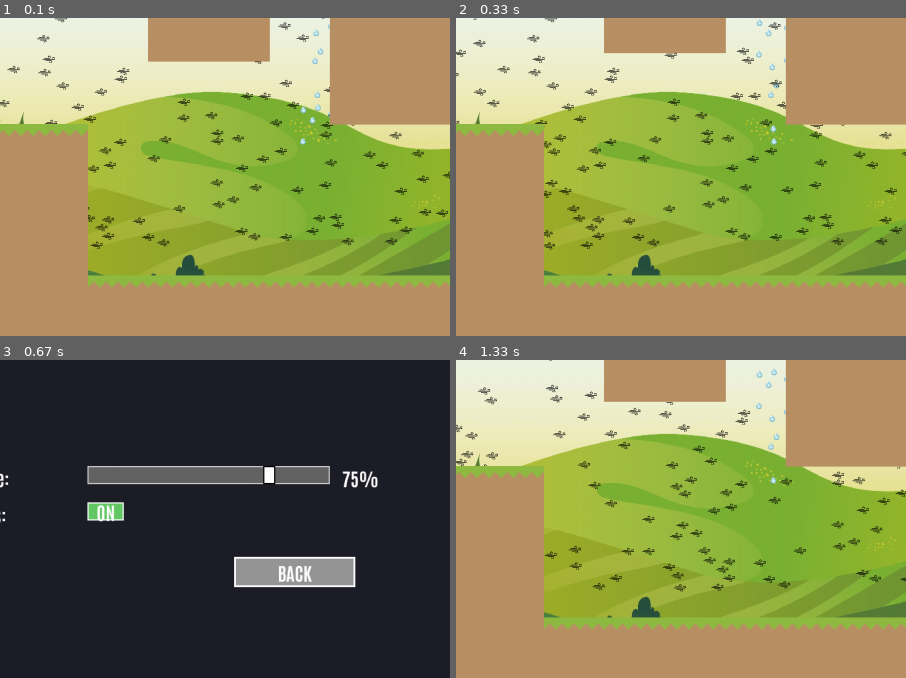
Above: before the commit, frames 1-4 (two rows, left to right).
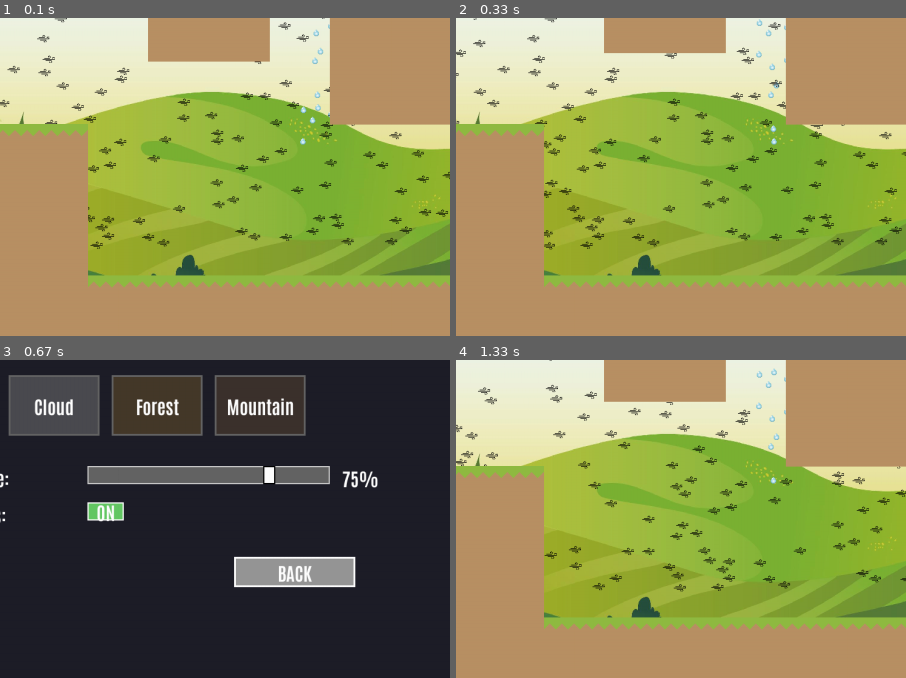
Above: after the commit, the same moments.

Repository: matkray/Pygame_Yuan_Mathieu
Game: pygame game, started from main.py
Two runs of this game, one before a commit and one after it. Both use one fixed random seed, a clock stepped at 60 frames per second and the inputs below.
Inputs:
- Up to frame 1 (0.1 s): no input
- Up to frame 2 (0.33 s): no input
- Up to frame 3 (0.67 s): click "SETTINGS" at 0.38 s
- Up to frame 4 (1.33 s): click "RESUME" at 0.88 s; click "Red Hat" at 1.22 s
The pictures show only the part of the screen within x 17-67%, y 50-100%; the shares and areas given below are measured in that part.

Frames 1-2 are identical in both runs. In frame 3, 12% of the frame differs, in the area x 1-68%, y 4-24%; in frame 4, nothing differs.

Commit message:
feat: Background Options

Diff:
--- a/settings.py
+++ b/settings.py
@@ -79,7 +79,10 @@
 
     backdrop_names = list(BACKDROP_THEMES.keys())
     backdrop_display_names = {
-        "nature": "Nature"
+        "nature": "Nature",
+        "cloud": "Cloud",
+        "forest": "Forest",
+        "mountain": "Mountain"
     }
     backdrop_buttons = []
     backdrop_button_width = 150
--- a/themes.py
+++ b/themes.py
@@ -9,6 +9,24 @@
     "background": "Pygame_Yuan_Mathieu/images/nature.jpg",
     "primary_color": (185, 145, 100),
     "secondary_color": (144, 187, 66)
+  },
+  "cloud": {
+    "type": "image",
+    "background": "Pygame_Yuan_Mathieu/images/background_cloud.png",
+    "primary_color": (150, 150, 160),
+    "secondary_color": (120, 120, 130)
+  },
+  "forest": {
+    "type": "image",
+    "background": "Pygame_Yuan_Mathieu/images/background_forest.png",
+    "primary_color": (139, 115, 85),
+    "secondary_color": (101, 135, 67)
+  },
+  "mountain": {
+    "type": "image",
+    "background": "Pygame_Yuan_Mathieu/images/background_mountain.png",
+    "primary_color": (120, 100, 90),
+    "secondary_color": (90, 80, 75)
   }
 }
 
